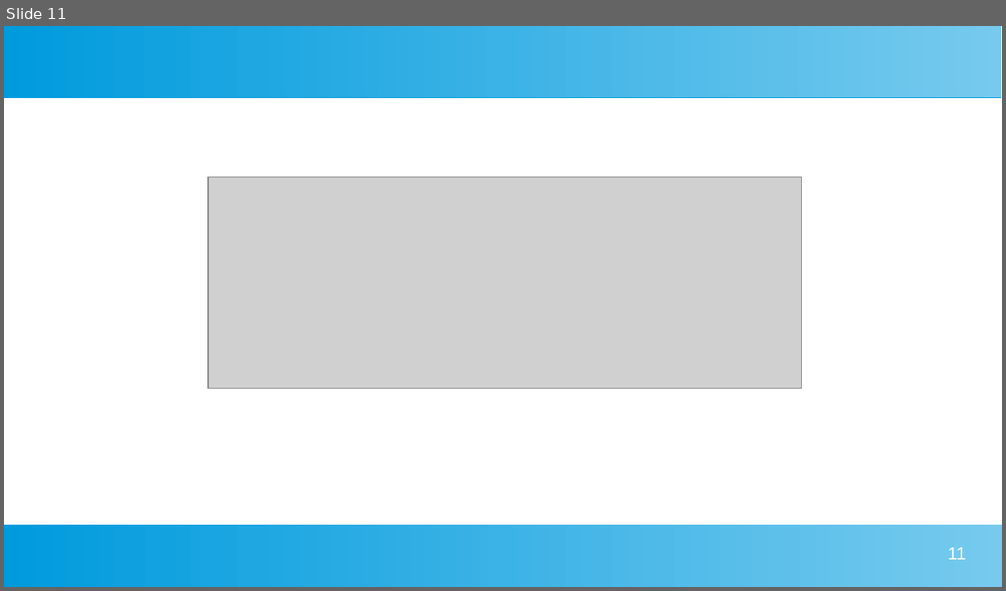
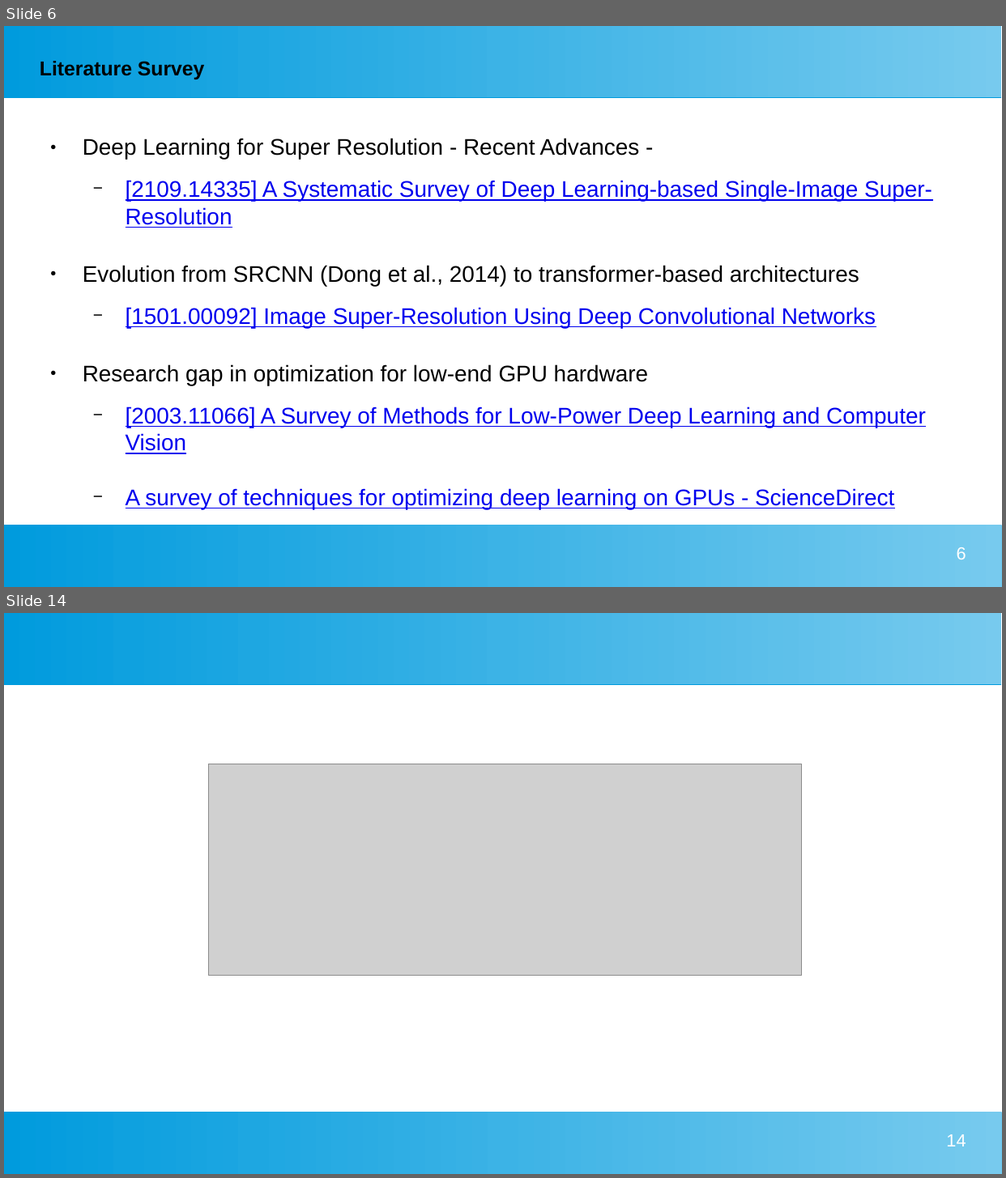
Before and after one commit to pradeepkdlkrni/sem4_project_submissions, a slide deck: submission/phase1/powerPoint/vsr.ppsx. Shown one above the other, each under a label of ours: slide 11 before the commit, slides 6 and 14 after it; the slides between them are not shown. The pictures are 1006x591 and 1006x1178 pixels, drawn with LibreOffice and Linux fonts; fonts in the diff are those of the drawing; grey boxes stand for pictures. Boxes give left, top, right and bottom in pixels: in the first picture for what was removed or moved away, otherwise in the second. Text is boxed around its words. In the diff, an @@ line names an element or a change of style, - is before the commit and + after.

```diff
--- a/submission/phase1/powerPoint/vsr.ppsx
+++ b/submission/phase1/powerPoint/vsr.ppsx
@@ slide 6 added at [4,26,1002,587], background #FFFFFF; not listed: 2 template elements that a slide beside it also shows @@
@@ title added at [40,61,205,79], 16 pt, text #000000, bold @@
+Literature Survey
@@ text added at [83,138,932,510], 18 pt, text #0000EE, underline @@
+● Deep Learning for Super Resolution - Recent Advances -
+  − [2109.14335] A Systematic Survey of Deep Learning-based Single-Image Super-Resolution
+● Evolution from SRCNN (Dong et al., 2014) to transformer-based architectures
+  − [1501.00092] Image Super-Resolution Using Deep Convolutional Networks
+● Research gap in optimization for low-end GPU hardware
+  − [2003.11066] A Survey of Methods for Low-Power Deep Learning and Computer Vision
+  − A survey of techniques for optimizing deep learning on GPUs - ScienceDirect
@@ page number added at [957,548,966,560], 14 pt, text #FFFFFF @@
+6
@@ what was slide 11 is now slide 14 @@
@@ page number at [946,1135,965,1147]: text changed @@
-11
+14
```
Also in this commit, not shown: 7 slides changed, 10 other slides added, 3 slides removed.
